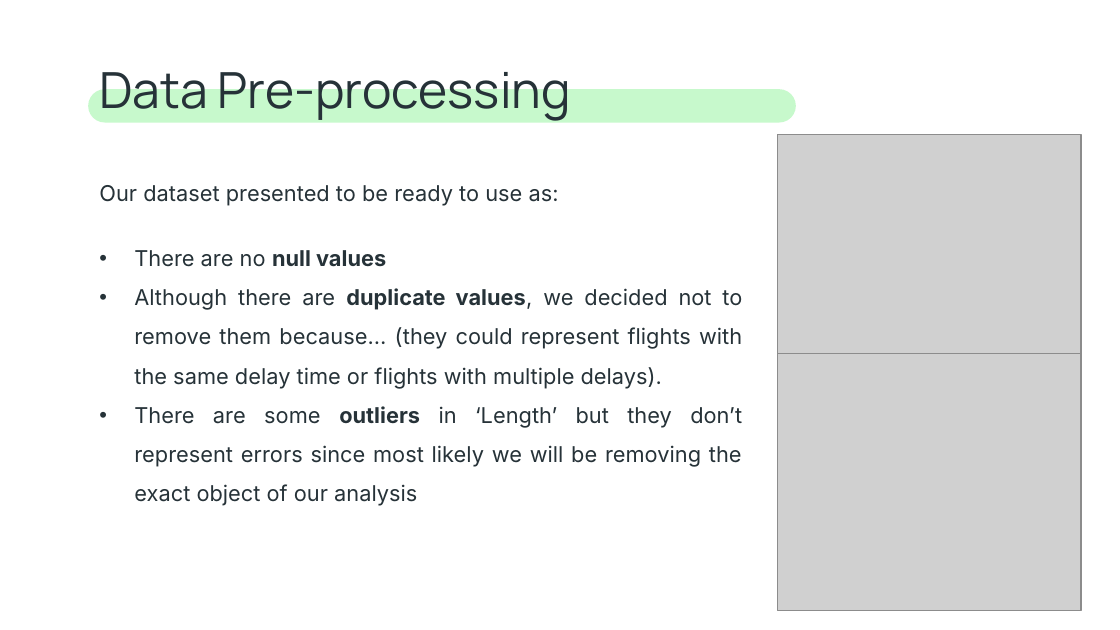
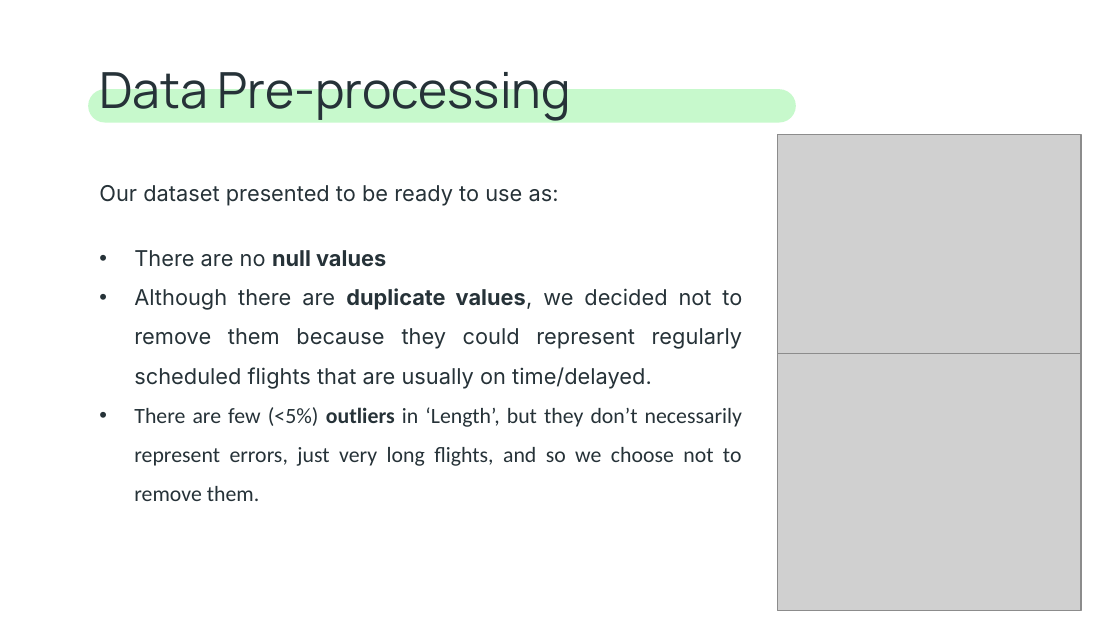
Before and after one commit to ICWeiner/FEUP-IART, a slide deck: slide 5 of Proj2/docs/IA-T10-G27-FinalDelivery.pptx. Drawn at 1120x630 pixels with LibreOffice and Linux fonts; fonts in the diff are those of the drawing; grey boxes stand for pictures. Boxes give left, top, right and bottom in pixels: in the first picture for what was removed or moved away, otherwise in the second. Text is boxed around its words. In the diff, an @@ line names an element or a change of style, - is before the commit and + after.

```diff
--- a/Proj2/docs/IA-T10-G27-FinalDelivery.pptx
+++ b/Proj2/docs/IA-T10-G27-FinalDelivery.pptx
@@ subtitle at <box>134,288,743,501</box>: text changed @@
-• Although there are duplicate values, we decided not to remove them because… (they could represent flights with the same delay time or flights with multiple delays).
-• There are some outliers in ‘Length’ but they don’t represent errors since most likely we will be removing the exact object of our analysis
+• Although there are duplicate values, we decided not to remove them because they could represent regularly scheduled flights that are usually on time/delayed.
+• There are few (<5%) outliers in ‘Length’, but they don’t necessarily represent errors, just very long flights, and so we choose not to remove them.
```
Also in this commit, not shown: 1 other slide changed, 2 other files.
